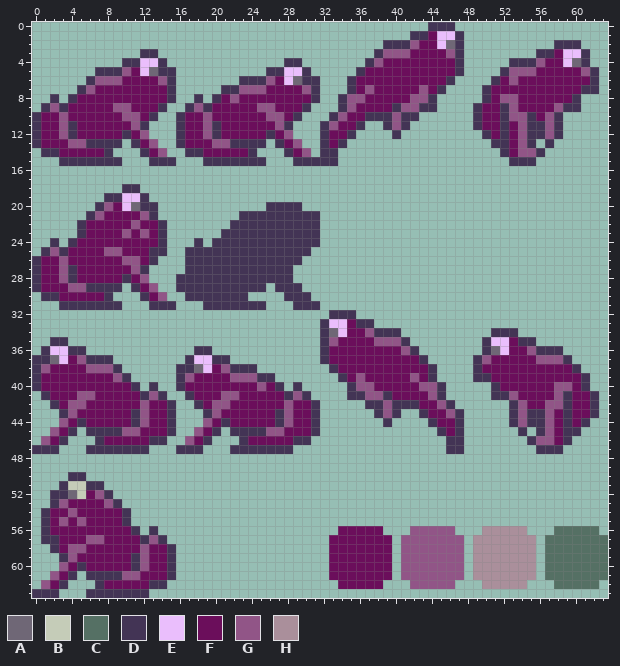
One commit to this pixel-art sprite: SwampJump/Output/Assets/textures/frog.png. Above, as it was before the edit.
The file is 64x64 pixels.
Palette (. is transparent): A #6f6776  B #c5ccb8  C #557064  D #433455  E #eabefc  F #6b0e5b  G #915587  H #aa8f9b
Pixels before, first column x 0:
 0 ............................................DDD.................
 1 ..........................................DDFEED................
 2 .......................................DDDGFFEAD..........DDD...
 3 ............DD........................DGGGFFFFGD........DDFEED..
 4 ..........DDEED.............DD.......DGFFFFFFFFD.....DDDGFFEAD..
 5 .......DDDGFEADD..........DDEED.....DFFFFFFFFFFD....DGGGFFFFFGD.
 6 ......DGGGFFFFGD.......DDDGFEADD...DFFFFFFFFFFD....DFGFFFFFFFFD.
 7 .....DGFFFFFFFFD.....DDGGGFFFFGD...DFGFFFFFGFD....DFFFFFFFFFFDD.
 8 ..D.DFFFFFFFFFFD..D.DFGFFFFFFFFD..DGGFFFFFGGD.....DFGGFFFFFFD...
 9 .DGDFFFFFGGFFFD..DGDFFFFFGGFFFD...DGFFFFDGGDD....DFFDGFFFFGDD...
10 DFFGFFFFFFGGFD..DFFGFFFFFFGGFD...DGFFDDDGDD......DFFDGGDFGD.....
11 DFFGDFFFFFFGD...DFFGDFFFFFFGD...DGFFD..DGD.......DFFDFGDDGD.....
12 DFFGDFFFFFDFG...DFFGDFFFFFDFG...DFFD....D.........DFDFGDDGD.....
13 DFFFGGDDDD.DFG..DFFFGGDDDD.DFG..DFD................DDFGD.D......
14 .DDFFFFFD...DFG..DDFFFFFD...DFG.DD..................DFGGD.......
15 ...DDDDDDD...DDD...DDDDDDD...DDDDD...................DDD........
16 ................................................................
17 ................................................................
18 ..........DD....................................................
19 ........DDEED...................................................
20 .......DGFEADD............DDDD..................................
21 ......DGFFFFGD.........DDDDDDDDD................................
22 .....DFFFFFGFFD.......DDDDDDDDDD................................
23 .....DFFFFGFGFD......DDDDDDDDDDD................................
24 ..D.DFFFFFFFFFD...D.DDDDDDDDDDDD................................
25 .DGDFFFFGGFFFDD..DDDDDDDDDDDDDD.................................
26 DFFGFFFFFFGGFD...DDDDDDDDDDDDD..................................
27 DFFGDFFFFFFGD....DDDDDDDDDDDD...................................
28 DFFGDFFFFFDFG...DDDDDDDDDDDDD...................................
29 DFFFGGDDDD.DFG..DDDDDDDDDD.DDD..................................
30 .DDFFFFFD...DFG..DDDDDDD....DDD.................................
31 ...DDDDDDD...DDD...DDDDDDD...DDD................................
32 .................................DDD............................
33 ................................DEEFDD..........................
34 ................................DAEFFGDDD..........DDD..........
35 ..DD............................DGFFFFGGGD........DEEFDD........
36 .DEEDD............DD............DFFFFFFFFGD.......DAEFFGDDD.....
37 DDAEFGDDD........DEEDD..........DFFFFFFFFFFD.....DGFFFFFGGGD....
38 DGFFFFGGGD......DDAEFGDDD........DFFFFFFFFFFD....DFFFFFFFFFFD...
39 DFFFFFFFFGD.....DGFFFFGGGDD.......DFGFFFFFGFD....DDFFFFFFFFFFD..
40 DFFFFFFFFFFD.D..DFFFFFFFFGFD.D.....DGGFFFFFGGD.....DFFFFFFGGFD..
41 .DFFFGGFFFFFDGD..DFFFGGFFFFFDGD....DDGGDFFFFGD.....DDGFFFFGDFFD.
42 ..DFGGFFFFFFGFFD..DFGGFFFFFFGFFD.....DDGDDDFFGD......DGFFGGDFFD.
43 ...DGFFFFFFDGFFD...DGFFFFFFDGFFD......DGD..DFFGD.....DGDDGFDFFD.
44 ...GFDFFFFFDGFFD...GFDFFFFFDGFFD.......D....DFFD.....DGDDGFDFD..
45 ..GFD.DDDDGGFFFD..GFD.DDDDGGFFFD.............DFD......D.DGFDD...
46 .GFD...DFFFFFDD..GFD...DFFFFFDD...............DD.......DGGFD....
47 DDD...DDDDDDD...DDD...DDDDDDD.................DD........DDD.....
48 ................................................................
49 ................................................................
50 ....DD..........................................................
51 ...DBBDD........................................................
52 ..DDABFGD.......................................................
53 ..DGFFFFGD......................................................
54 .DFFGFFFFFD.....................................................
55 .DFGFGFFFFD.....................................................
56 .DFFFFFFFFFD.D....................FFFFF...GGGGG...HHHHH...CCCCC.
57 .DDFFFGGFFFFDGD..................FFFFFFF.GGGGGGG.HHHHHHH.CCCCCCC
58 ..DFGGFFFFFFGFFD.................FFFFFFF.GGGGGGG.HHHHHHH.CCCCCCC
59 ...DGFFFFFFDGFFD.................FFFFFFF.GGGGGGG.HHHHHHH.CCCCCCC
60 ...GFDFFFFFDGFFD.................FFFFFFF.GGGGGGG.HHHHHHH.CCCCCCC
61 ..GFD.DDDDGGFFFD.................FFFFFFF.GGGGGGG.HHHHHHH.CCCCCCC
62 .GFD...DFFFFFDD...................FFFFF...GGGGG...HHHHH...CCCCC.
63 DDD...DDDDDDD...................................................
After the commit:
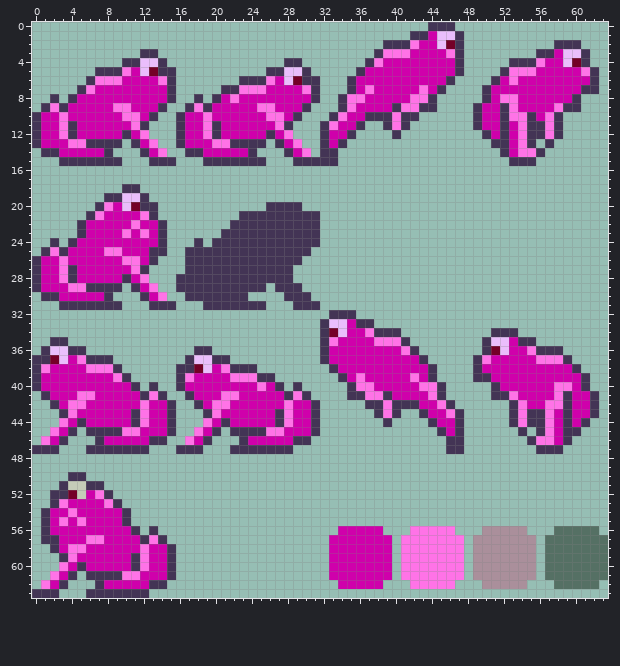
From old to new:
{"colour":"A","old":"#6f6776","new":"#740027"}
{"colour":"F","old":"#6b0e5b","new":"#cf00ab"}
{"colour":"G","old":"#915587","new":"#ff73e7"}
